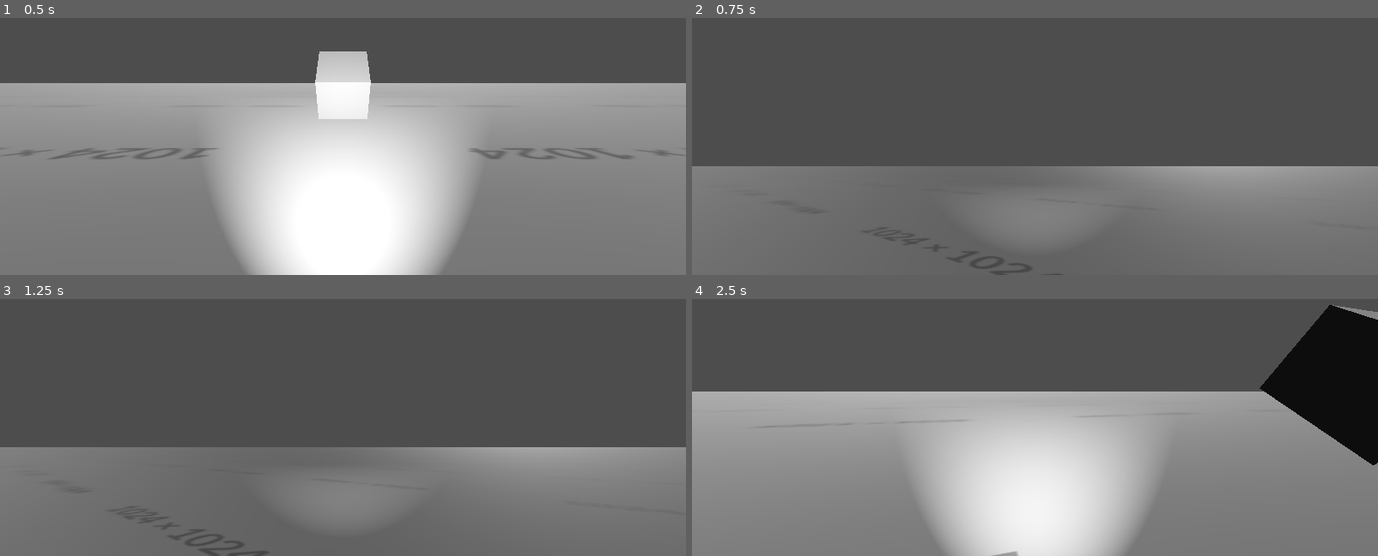
Above: before the commit, frames 1-4 (two rows, left to right).
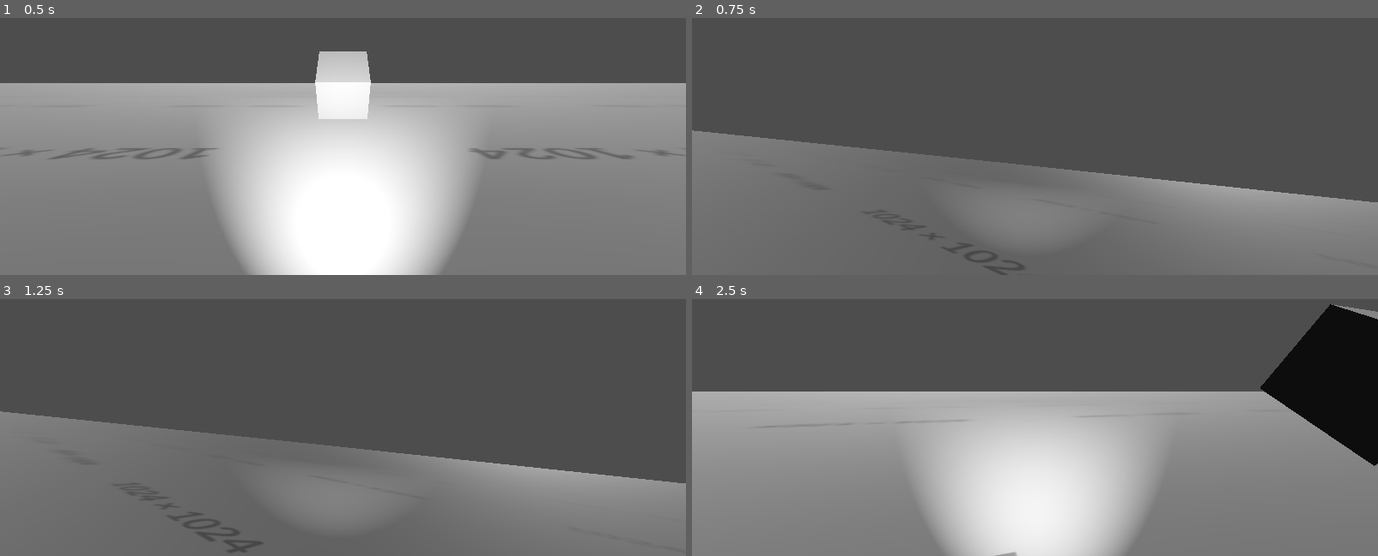
Above: after the commit, the same moments.

Repository: EpiclyRaspberry/Dodge-Onix-3D-Remaster
Game: Godot game, scene res://main.tscn
Same seed, same stepped clock (60 frames per second), same inputs: the game is played once before the commit and once after it.
Inputs (mouse positions are in pixels of both pictures, inside the frame that each line leads up to):
- Up to frame 1 (0.5 s): no input
- Up to frame 2 (0.75 s): tap Enter (ui_accept) at 0.5 s; move the mouse to (1185, 64) at 0.52 s; hold D (right) from 0.53 s (still down); hold Ctrl (crouch) from 0.53 s (still down)
- Up to frame 3 (1.25 s): keep holding D (right); keep holding Ctrl (crouch); tap Enter (ui_accept) at 0.77 s
- Up to frame 4 (2.5 s): move the mouse to (1000, 365) at 1.27 s; release D (right) at 1.28 s; release Ctrl (crouch) at 1.28 s; hold W (forward) from 1.28 s (still down); tap Ctrl (crouch) at 1.35 s; tap Enter (ui_accept) at 1.52 s; move the mouse to (1048, 358) at 2.02 s; hold Ctrl (crouch) from 2.03 s (still down)

Frame 1 is identical in both runs. In frame 2, 7.2% of the frame differs, in the area x 0-100%, y 43-100%; in frame 3, 7.5%; in frame 4, less than 0.1%.

Commit message:
quake camera attempt

Diff:
--- a/player.gd
+++ b/player.gd
@@ -6,6 +6,7 @@
 
 var ACCERATION = 0
 var DECCELERATION = 0.00001
+var neckie = 0
 
 # Get the gravity from the project settings to be synced with RigidDynamicBody nodes.
 var gravity: float = ProjectSettings.get_setting("physics/3d/default_gravity")
@@ -46,11 +47,19 @@
 	var input_dir := Input.get_vector("left", "right", "forward", "back")
 	var direction = (neck.transform.basis * Vector3(input_dir.x, 0, input_dir.y)).normalized()
 
+	#if neckie < 1 and neckie > -1:
+	#	neckie += input_dir.x / 10
+
+	# code purpusely to make the camera smooth but i failed
+
 	print(isgrounded)
+
+	print(neck.rotation.z) # quake camera
+	neck.rotation.z = (rotation.z + (input_dir.x / 10))
 
 	if direction:
 		if ACCERATION < 1.05:
-			ACCERATION += 0.05
+			ACCERATION 		+= 0.05
 		#print(direction)
 		velocity.x = direction.x * SPEED * ACCERATION
 		velocity.z = direction.z * SPEED * ACCERATION
--- a/testing/test_room1.tscn
+++ b/testing/test_room1.tscn
@@ -48,6 +48,7 @@
 shape = SubResource("CapsuleShape3D_y16in")
 
 [node name="Neck" type="Node3D" parent="CharacterBody3D"]
+transform = Transform3D(0.984808, 0.173648, 0, -0.173648, 0.984808, 0, 0, 0, 1, 0, 0, 0)
 
 [node name="Camera3D" type="Camera3D" parent="CharacterBody3D/Neck"]
 transform = Transform3D(1, 0, 0, 0, 1, 0, 0, 0, 1, 0, 0.692235, 0)
@@ -68,7 +69,6 @@
 stream = ExtResource("2_1xwta")
 max_db = 1.544
 pitch_scale = 0.9
-autoplay = true
 max_distance = 73.8
 emission_angle_enabled = true
 
